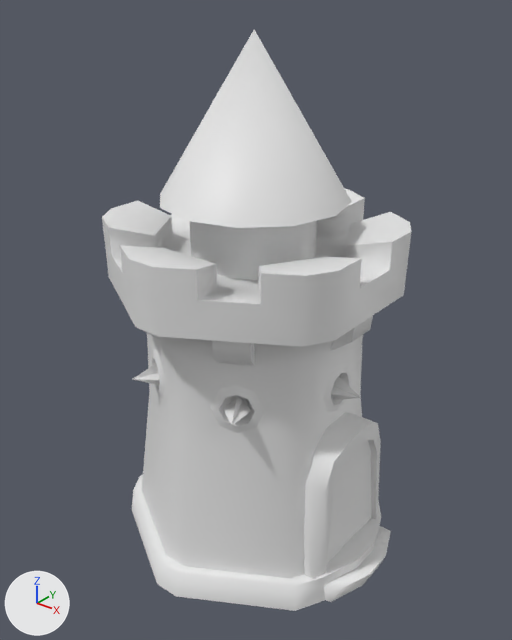
One commit to the Blender file SBTowerDefense2018/Assets/3D Models/Castle_tier_1.blend: the scene before it, then after it.
Both versions are drawn from a 50 mm camera at (2.86, -3.56, 3.99) aimed at (0.06, -0.05, 1.82). Every picture has the same lights, and +X, +Y and +Z are marked at lower left.

Names of what the first picture shows: 'Castle_Tier_1'.
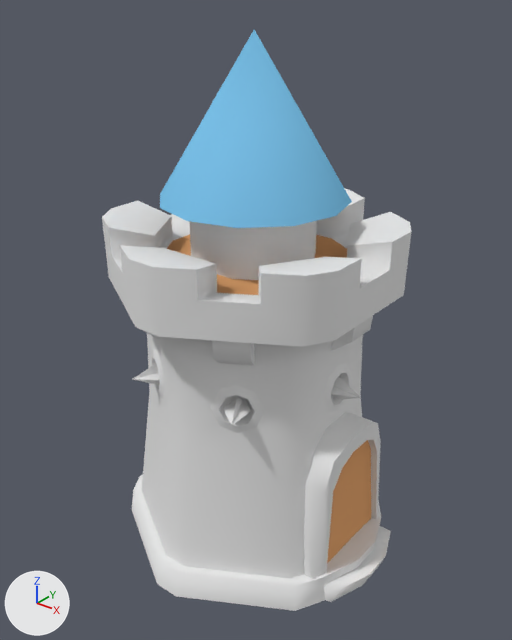
The edits, one by one:
Material 'Material.002' (mat_material_002) is new.
Its base color is (0.194, 0.527, 0.8) (blue #7ac0e7).
Material 'Material.001' (mat_material_001) is new.
Its base color is (0.8, 0.39, 0.164) (orange #e7a871).
Material 'Material' (mat_material) is new.
Its base color is (0.8, 0.8, 0.8) (white #e7e7e7).
me_castle_mesh has 499 vertices, 440 faces and spans x -0.94..1.14, y -0.01..3.7, z -1.03..1.03.
me_castle_mesh is used by ob_castle_tier_1; location (0.0, 0.0, 0.0); rotation (1.571, 0.0, 0.0), in degrees (90, 0, 0).
me_castle_mesh part 1: all 12 faces centred in x -0.54..0.54, y 2.27, z -0.52..0.52 switch from no material to mat_material_001 (orange #e7a871).
me_castle_mesh part 2: all 3 faces centred in x 0.86..0.87, y 0.55..1.07, z 0.0 switch from no material to mat_material_001 (orange #e7a871).
me_castle_mesh part 3: all 12 faces centred in x -0.4..0.4, y 3.02, z -0.4..0.4 switch from no material to mat_material_002 (blue #7ac0e7).
me_castle_mesh now uses material mat_material (white #e7e7e7).

What differs and where, as boxes [x1, y1, x2, y2] in the pictures (512 x 640 px):
part 1 of me_castle_mesh, recoloured (white to orange): [167, 234, 347, 295] in both
part 2 of me_castle_mesh, recoloured: [327, 440, 371, 564] in both
part 3 of me_castle_mesh, recoloured (white to blue): [160, 30, 352, 228] in both
